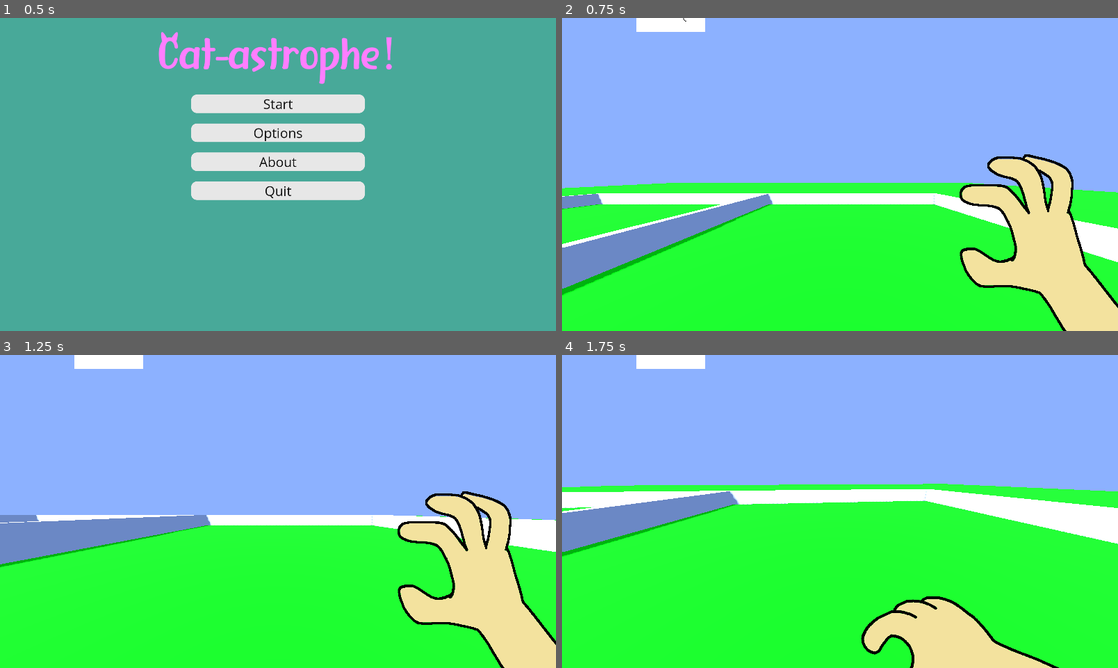
Above: before the commit, frames 1-4 (two rows, left to right).
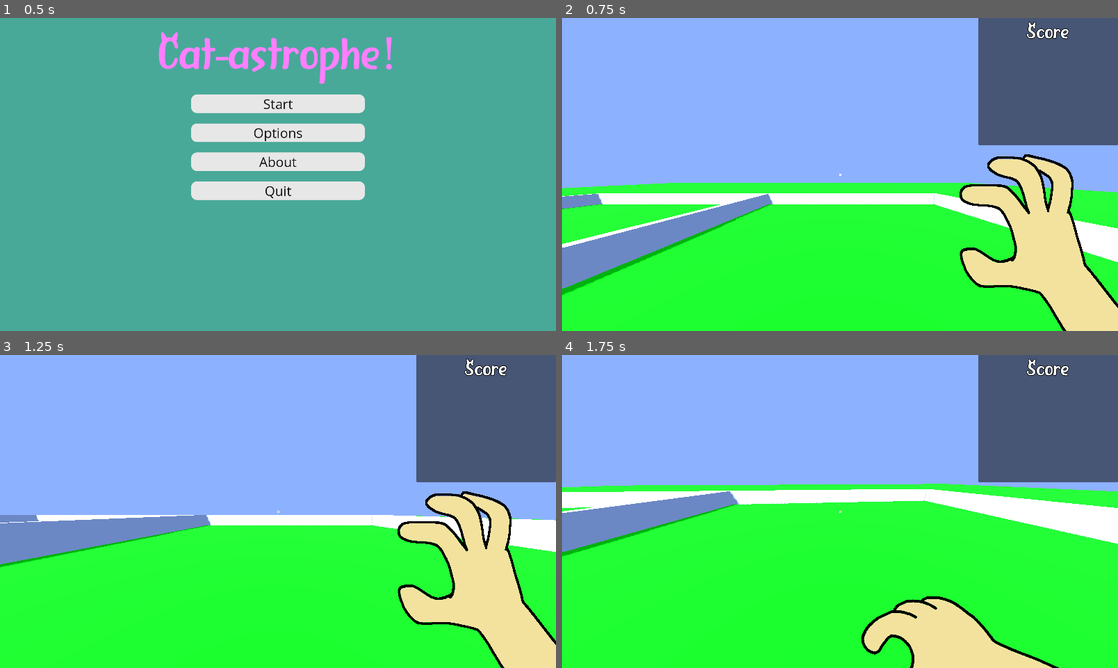
Above: after the commit, the same moments.

Repository: Agent-Maxwell/LudumDare56
Game: Godot game, scene res://main_menu.tscn
The game is run twice, just before and just after one commit, with the same random seed, the same clock (stepped at 60 frames per second) and the same inputs.
Inputs (mouse positions are in pixels of both pictures, inside the frame that each line leads up to):
- Up to frame 1 (0.5 s): no input
- Up to frame 2 (0.75 s): click "Start" at 0.5 s
- Up to frame 3 (1.25 s): no input
- Up to frame 4 (1.75 s): move the mouse to (867, 511) at 1.27 s; hold W (move_forwards) from 1.28 s (still down); click (867, 511) at 1.35 s; tap Space (jump) at 1.52 s

Frame 1 is identical in both runs. In frame 2, 11% of the frame differs, in the area x 13-100%, y 0-51%; in frame 3, 11%; in frame 4, 11%.

Commit message:
score system (not broken)

Diff:
--- a/cat.gd
+++ b/cat.gd
@@ -1,4 +1,8 @@
 extends RigidBody3D
+
+#set up scoring variables
+var score = 0
+var multiplier = 1
 
 # Called when the node enters the scene tree for the first time.
 func _ready():
--- a/oob_catcher.gd
+++ b/oob_catcher.gd
@@ -1,5 +1,8 @@
 extends Area3D
 
+#if something has touched this buunding box, it is definitley a cat, and it is now ut of bounds
 func _on_body_entered(body):
+	#so we deccrement the score
 	$"..".score_points(-100, 1, "Out of Bounds!")
+	#and there is now oone less meowmeow
 	$"..".catAmount-=1
--- a/player.gd
+++ b/player.gd
@@ -60,6 +60,26 @@
 	# if charging, tick up charge time (to max of 1 sec)
 	if charging == true:
 		charge_time = move_toward(charge_time, 1, delta)
+
+#updates the score on the hud
+func updateScore (score):
+	$CanvasLayer/HUD/Panel/ScoreValue.text = str(score)
+
+#writes a message to the score box
+func scoreMessage(message):
+	#store the label we are editing
+	var label = $CanvasLayer/HUD/Panel/ScoreMessage
+
+	#add the message to the score box
+	label.text += message + "\n"
+
+	#wait for five seconds
+	await get_tree().create_timer(5.0).timeout
+
+	#remove the first line of the message box
+	var strings = label.text.split('\n')
+	strings.remove_at(0)
+	label.text = '\n'.join(strings)
 
 
 func _physics_process(delta: float) -> void:
--- a/player.tscn
+++ b/player.tscn
@@ -1,10 +1,11 @@
-[gd_scene load_steps=26 format=3 uid="uid://rmhrq5qmmkuj"]
+[gd_scene load_steps=29 format=3 uid="uid://rmhrq5qmmkuj"]
 
 [ext_resource type="Script" path="res://player.gd" id="1_cqcfi"]
 [ext_resource type="Texture2D" uid="uid://bkagmxvxuyrog" path="res://handplaceholder.png" id="1_ia0tg"]
 [ext_resource type="Texture2D" uid="uid://crxtxvqqawptj" path="res://hand sprites/hand spritesheet.png" id="3_ilttr"]
 [ext_resource type="AudioStream" uid="uid://dc5t8mmfgqdrw" path="res://catgrab.mp3" id="3_q1y1w"]
 [ext_resource type="Texture2D" uid="uid://5u4c6nje1sed" path="res://hand sprites/leg spritesheet.png" id="3_vc4r5"]
+[ext_resource type="FontFile" uid="uid://dxdv0uyd0elyf" path="res://Cattino.ttf" id="5_xcwns"]
 
 [sub_resource type="CapsuleShape3D" id="CapsuleShape3D_xgkp0"]
 
@@ -501,6 +502,18 @@
 "throw": SubResource("Animation_ccqeo")
 }
 
+[sub_resource type="LabelSettings" id="LabelSettings_48a5a"]
+font = ExtResource("5_xcwns")
+font_size = 65
+outline_size = 8
+outline_color = Color(0, 0, 0, 1)
+
+[sub_resource type="LabelSettings" id="LabelSettings_3qi50"]
+font = ExtResource("5_xcwns")
+font_size = 50
+outline_size = 8
+outline_color = Color(0, 0, 0, 1)
+
 [node name="Player" type="CharacterBody3D" groups=["player"]]
 collision_layer = 2
 collision_mask = 3
@@ -576,8 +589,8 @@
 }
 
 [node name="AnimatedSprite2D" type="AnimatedSprite2D" parent="CanvasLayer/HUD"]
-position = Vector2(373, -81)
-scale = Vector2(0.574699, 0.574699)
+position = Vector2(960, 540)
+scale = Vector2(0.02, 0.02)
 sprite_frames = SubResource("SpriteFrames_klnha")
 animation = &"grab"
 autoplay = "idle"
@@ -587,6 +600,37 @@
 libraries = {
 "": SubResource("AnimationLibrary_drks6")
 }
+
+[node name="Panel" type="Panel" parent="CanvasLayer/HUD"]
+layout_mode = 0
+offset_left = 1437.0
+offset_right = 1920.0
+offset_bottom = 437.0
+
+[node name="ScoreHeader" type="Label" parent="CanvasLayer/HUD/Panel"]
+layout_mode = 0
+offset_right = 483.0
+offset_bottom = 69.0
+text = "Score"
+label_settings = SubResource("LabelSettings_48a5a")
+horizontal_alignment = 1
+
+[node name="ScoreMessage" type="Label" parent="CanvasLayer/HUD/Panel"]
+layout_mode = 0
+offset_top = 69.0
+offset_right = 483.0
+offset_bottom = 384.0
+label_settings = SubResource("LabelSettings_3qi50")
+horizontal_alignment = 1
+
+[node name="ScoreValue" type="Label" parent="CanvasLayer/HUD/Panel"]
+layout_mode = 0
+offset_left = 2.0
+offset_top = 361.0
+offset_right = 485.0
+offset_bottom = 430.0
+label_settings = SubResource("LabelSettings_48a5a")
+horizontal_alignment = 1
 
 [node name="FailScreen" type="Control" parent="CanvasLayer"]
 visible = false
--- a/world.gd
+++ b/world.gd
@@ -47,6 +47,9 @@
 	score += value*multiplier
 	print(score)
 
+	$Player.updateScore(score)
+	$Player.scoreMessage(text)
+
 # update all variables and take us to the next level
 func next_level():
 	#increment the level counter
